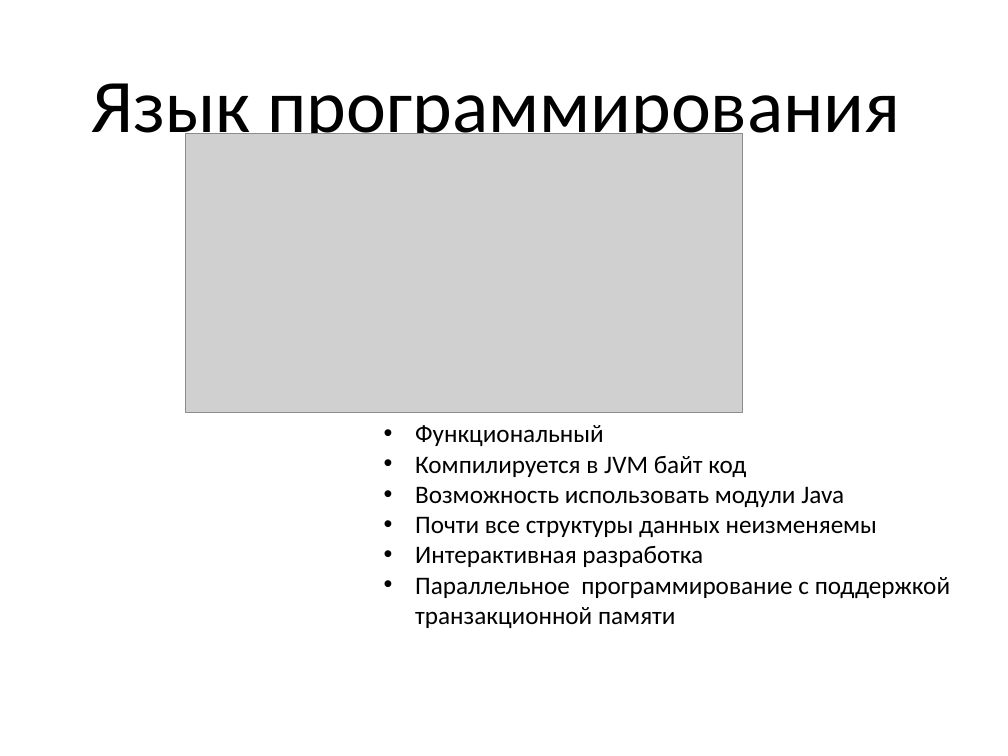
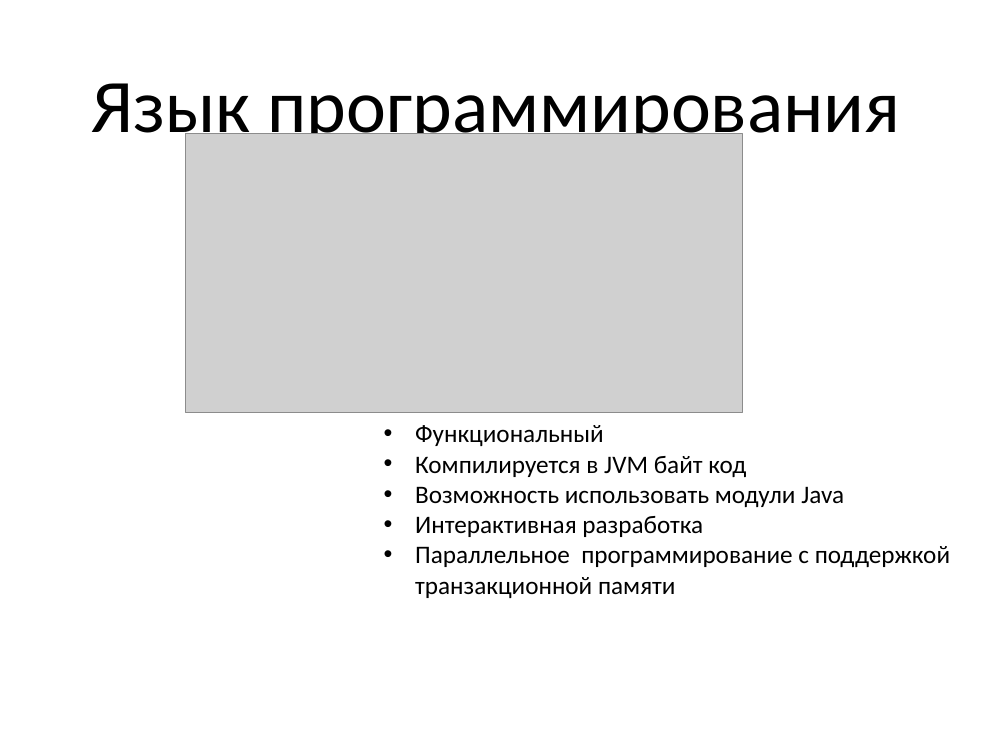
Before and after one commit to denis6705/diplom, a slide deck: slide 13 of Презентация.pptx. Drawn at 1008x756 pixels with LibreOffice and Linux fonts; fonts in the diff are those of the drawing; grey boxes stand for pictures. Boxes give left, top, right and bottom in pixels: in the first picture for what was removed or moved away, otherwise in the second. Text is boxed around its words. In the diff, an @@ line names an element or a change of style, - is before the commit and + after.

```diff
--- a/Презентация.pptx
+++ b/Презентация.pptx
@@ text at [415, 516, 877, 537]: paragraph removed @@
-• Почти все структуры данных неизменяемы
```
Also in this commit, not shown: 5 other slides changed, 6 slides added, 1 slide removed, 4 other files.
